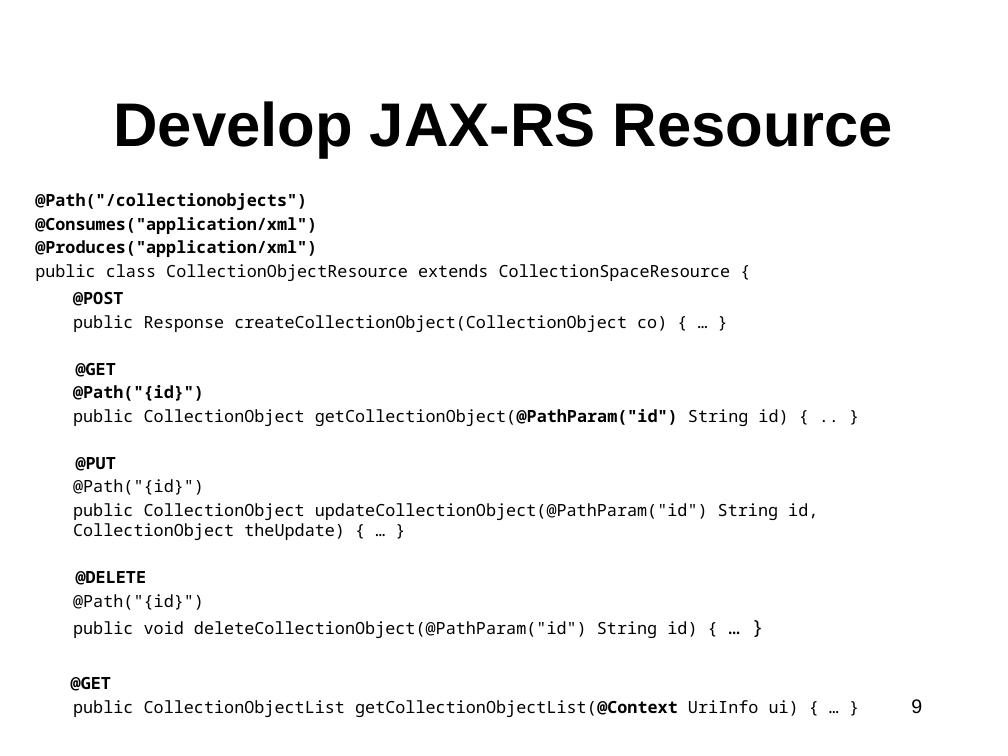
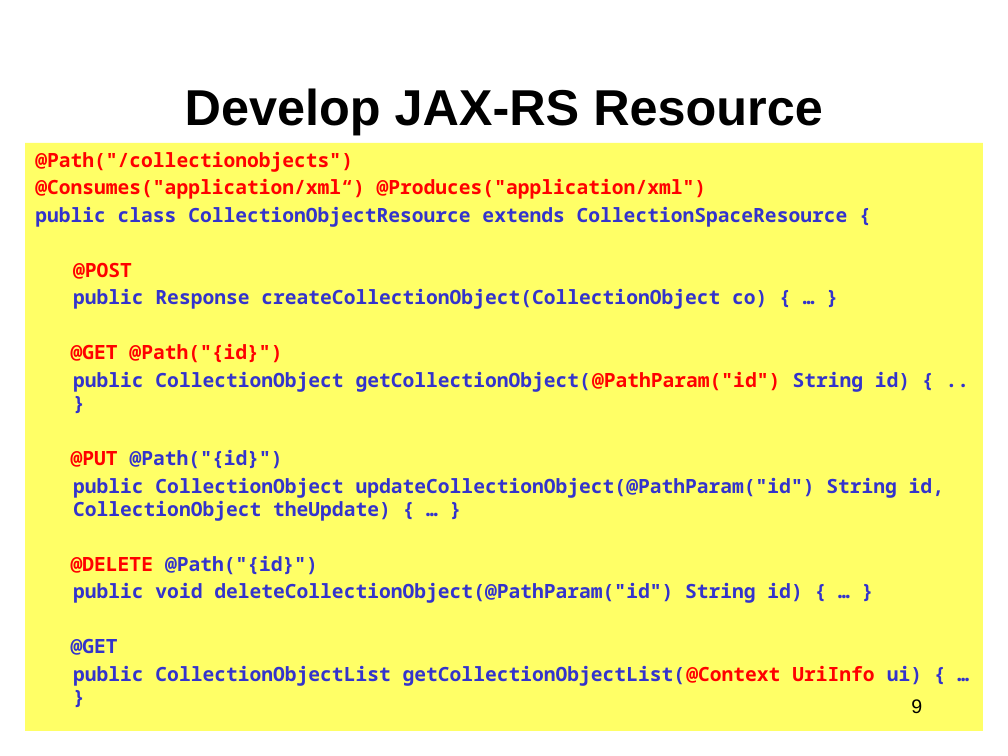
Before and after one commit to walkerart/services, a slide deck: slide 9 of docs/allteam-061409-toronto/Toronto_BehindTheScenes.pptx. Drawn at 1008x756 pixels with LibreOffice and Linux fonts; fonts in the diff are those of the drawing; background and template pictures are left out. Boxes give left, top, right and bottom in pixels: in the first picture for what was removed or moved away, otherwise in the second. Text is boxed around its words. In the diff, an @@ line names an element or a change of style, - is before the commit and + after.

```diff
--- a/docs/allteam-061409-toronto/Toronto_BehindTheScenes.pptx
+++ b/docs/allteam-061409-toronto/Toronto_BehindTheScenes.pptx
@@ title "Develop JAX-RS Resource" at (185,88,823,135): size 44 to 36 pt @@
@@ text "@Path("/collectionobjects")": place and size @@
-text "@Path("/collectionobjects")" at (35,193,818,717)
+text "@Path("/collectionobjects")" at (25,143,983,731)
@@ text "@Path("/collectionobjects")" at (25,143,983,731): fill none to #FFFF66 @@
@@ text at (35,179,707,199): text changed; size 12 to 14 pt; text colour #000000 to #FF0000 @@
-@Consumes("application/xml")
-@Produces("application/xml")
+@Consumes("application/xml“) @Produces("application/xml")
@@ text at (35,151,944,686): size 12 to 14 pt in "@Path("/collectionobjects")", "public class CollectionObjectResource extends CollectionSpac ...", "@POST", "public Response createCollectionObject(CollectionObject co)  ..." and 5 more places; text colour #000000 to #FF0000 in "@Path("/collectionobjects")", "@POST", "getCollectionObject(@PathParam("id")", "getCollectionObjectList(@Context UriInfo"; text colour #000000 to #3333CC in "public class CollectionObjectResource extends CollectionSpac ...", "public Response createCollectionObject(CollectionObject co)  ...", "public CollectionObject getCollectionObject(@PathParam("id") ...", "public CollectionObject updateCollectionObject(@PathParam("i ..." and 4 more places; bold on in "public class CollectionObjectResource extends CollectionSpac ...", "public Response createCollectionObject(CollectionObject co)  ...", "public CollectionObject getCollectionObject(@PathParam("id") ...", "public CollectionObject updateCollectionObject(@PathParam("i ..." and 3 more places @@
@@ text at (71,343,282,363): text changed; size 12 to 14 pt; text colour #000000 to #FF0000 @@
-@GET
-@Path("{id}")
+@GET @Path("{id}")
@@ text at (71,450,283,469): text changed; size 12 to 14 pt; text colour #000000 to #3333CC; bold on @@
-@PUT
-@Path("{id}")
+@PUT @Path("{id}")
@@ text at (71,556,318,575): text changed; size 12 to 14 pt; text colour #000000 to #3333CC; bold on @@
-@DELETE
-@Path("{id}")
+@DELETE @Path("{id}")
```
Also in this commit, not shown: 10 other slides changed, 2 slides added, 1 slide removed.
